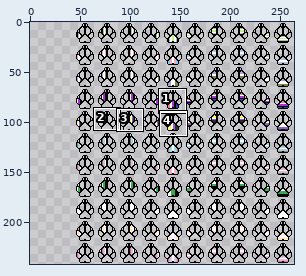
A sprite sheet gets an edit: assets/img/gender_paws.png. Above, an overview of the earlier version with the close-up marked.
Close-up. Before the edit:
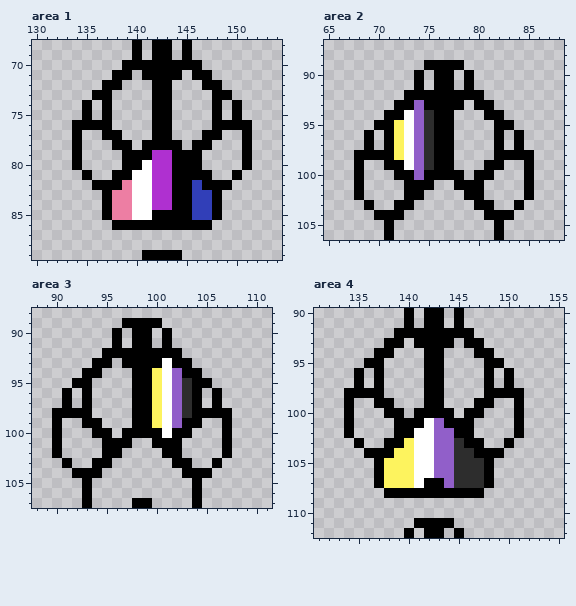
The file is 220x242 pixels. Shown: area 1: x 130..154, y 68..89; area 2: x 65..88, y 87..106; area 3: x 88..111, y 88..107; area 4: x 131..155, y 90..112. The old version is drawn lined up with the new one, on the new canvas. The commit also changed other parts of the picture, which this record leaves out.
The result:
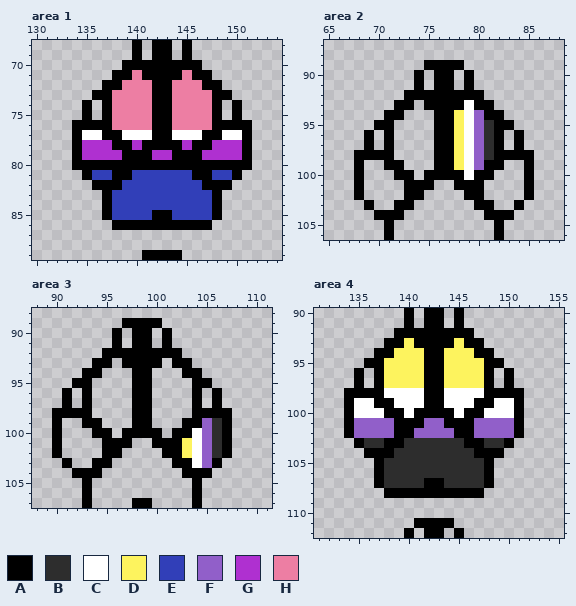
Palette (. is transparent): A #000000  B #2d2d2d  C #ffffff  D #fdf35e  E #313fb8  F #915fc9  G #af30d0  H #ed7ea3
Change:
canvas 220x242 -> 264x242, the old top-left corner now at 44,0
Changed rows in their new state; - is an unchanged pixel.
Area 1:
first column x 135:
71 -----H----H-----
72 ----HHH--HHH----
73 ---HHHH--HHHH---
74 ---HHHH--HHHH---
75 ---HHHH--HHHH---
76 ---HHHH--HHHH---
77 CC--CCC--CCC--CC
78 GGG--G----G--GGG
79 GGGG--------GGGG
80 AAAA--AAA---AAAA
81 -EE--EEEEEE--EE-
82 ----EEEEEEE-----
83 ---EEEEEEEE-----
84 ---EEEEEEEE-----
85 ---EEEE--EE-----
Area 2:
first column x 72:
 93 --.----C--
 94 -...--DCF-
 95 ....--DCFB
 96 ....--DCFB
 97 ....--DCFB
 98 ....--DCFB
 99 -...--DCF-
100 --.----C--
Area 3:
first column x 100:
 93 -.-----
 94 ...----
 95 ....---
 96 ....---
 97 ....---
 98 ....---
 99 ...--FB
100 -.--CFB
101 ---DCFB
102 ---DCFB
103 ----CF-
Area 4:
first column x 135:
 93 -----D----D-----
 94 ----DDD--DDD----
 95 ---DDDD--DDDD---
 96 ---DDDD--DDDD---
 97 ---DDDD--DDDD---
 98 ---CCCC--CCCC---
 99 CC--CCC--CCC--CC
100 CCC--C----C--CCC
101 FFFF---F----FFFF
102 FFFF--FF----FFFF
103 -BB--BBBBB---BB-
104 ----BBBBBB------
105 ---BBBBBBB------
106 ---BBBBBBB------
107 ---BBBB--B------
